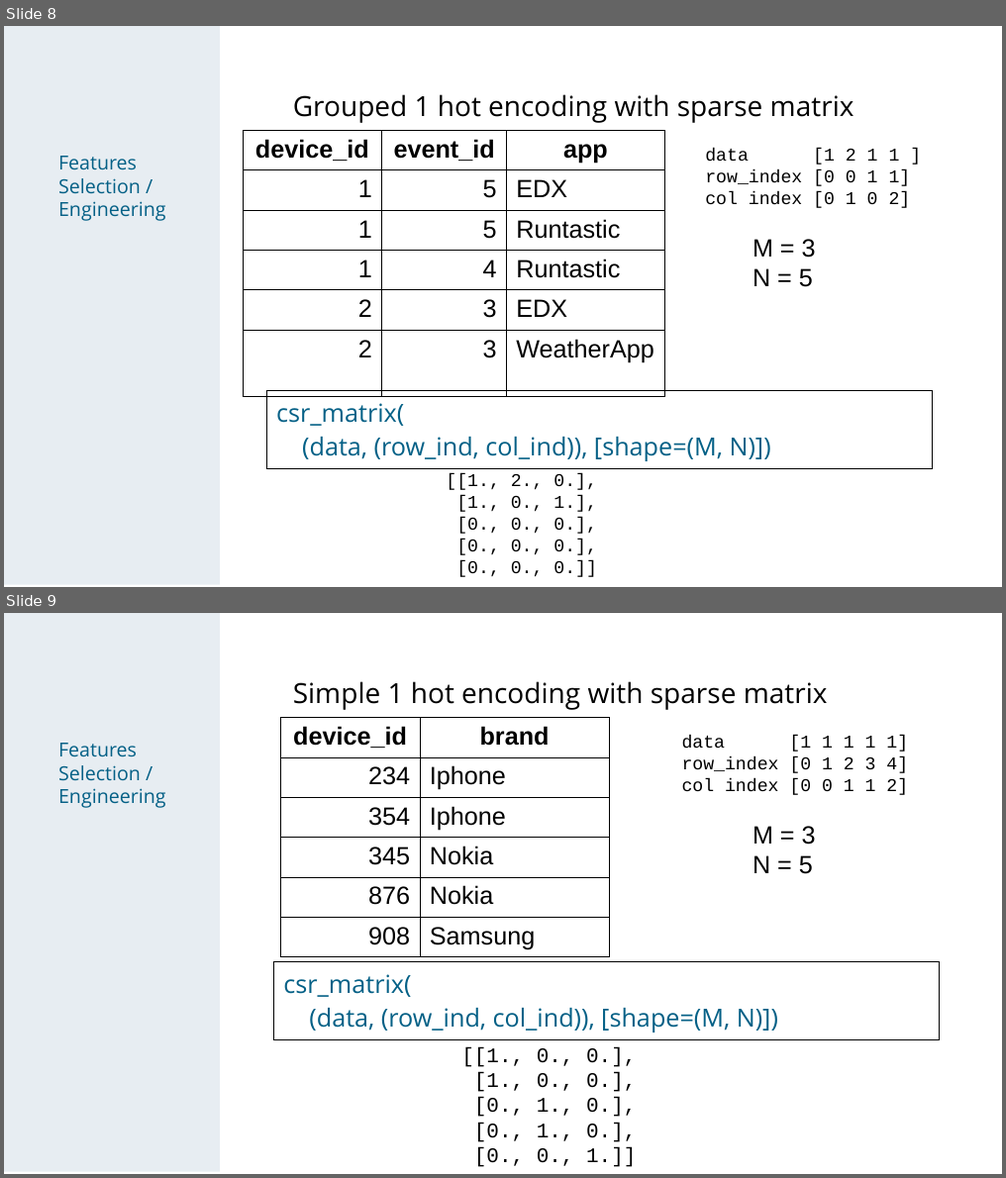
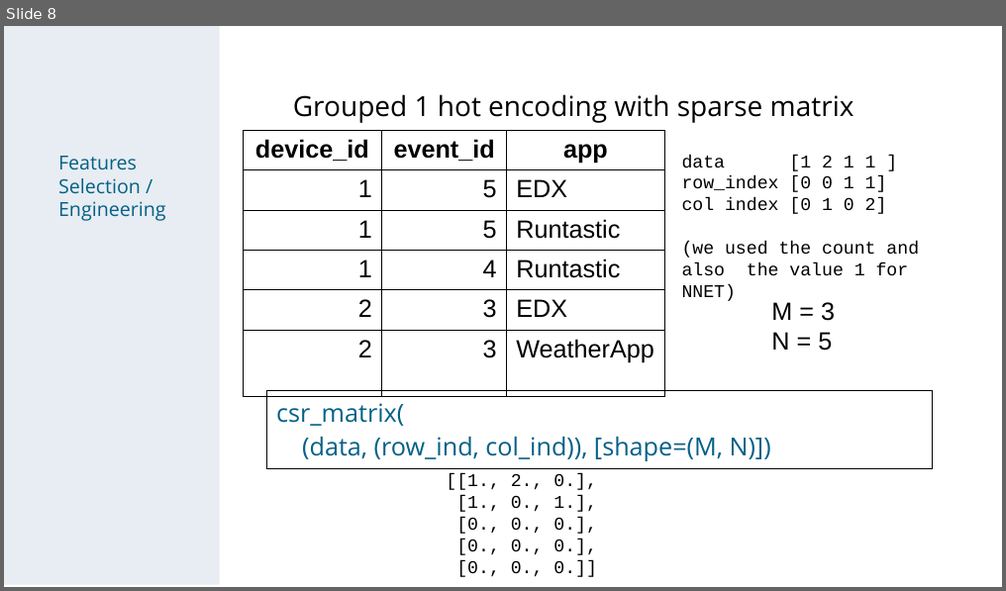
Before and after one commit to chechir/talking_data, a slide deck: brussels/deck_overview_detail.odp. Shown one above the other, each under a label of ours: slides 8 and 9 before the commit, slide 8 after it. The pictures are 1006x1178 and 1006x591 pixels, drawn with LibreOffice and Linux fonts; fonts in the diff are those of the drawing. Boxes give left, top, right and bottom in pixels: in the first picture for what was removed or moved away, otherwise in the second. Text is boxed around its words. In the diff, an @@ line names an element or a change of style, - is before the commit and + after.

```diff
--- a/brussels/deck_overview_detail.odp
+++ b/brussels/deck_overview_detail.odp
@@ slide 9 removed at (x1=4, y1=613, x2=1002, y2=1174), background #FFFFFF @@
@@ rectangle removed at (x1=4, y1=613, x2=220, y2=1171) @@
@@ text removed at (x1=293, y1=681, x2=828, y2=710) @@
-Simple 1 hot encoding with sparse matrix
@@ table removed at (x1=280, y1=718, x2=610, y2=955), 6 rows, 2 columns @@
-device_id | brand
-234 | Iphone
-354 | Iphone
-345 | Nokia
-876 | Nokia
-908 | Samsung
@@ text removed at (x1=58, y1=743, x2=166, y2=808) @@
-Features Selection / Engineering
@@ text removed at (x1=682, y1=735, x2=908, y2=795) @@
-data [1 1 1 1 1]
-row_index [0 1 2 3 4]
-col index [0 0 1 1 2]
@@ text removed at (x1=752, y1=826, x2=816, y2=874) @@
-M = 3
-N = 5
@@ table removed at (x1=273, y1=962, x2=939, y2=1037), 1 rows, 1 columns @@
-csr_matrix( (data, (row_ind, col_ind)), [shape=(M, N)])
@@ text removed at (x1=461, y1=1048, x2=636, y2=1167) @@
-[[1., 0., 0.],
-[1., 0., 0.],
-[0., 1., 0.],
-[0., 1., 0.],
-[0., 0., 1.]]
@@ slide 8 changed as well @@
@@ text "data [1 2 1 1 ..." moved from (x1=705, y1=148, x2=911, y2=208) to (x1=682, y1=155, x2=919, y2=301) @@
@@ text at (x1=682, y1=241, x2=919, y2=301): paragraph added @@
+(we used the count and also the value 1 for NNET)
@@ text "M = 3" moved from (x1=752, y1=239, x2=816, y2=287) to (x1=771, y1=302, x2=835, y2=351) @@
```
Also in this commit, not shown: 7 other slides changed, 3 slides added, 4 other slides removed, 1 other file.
